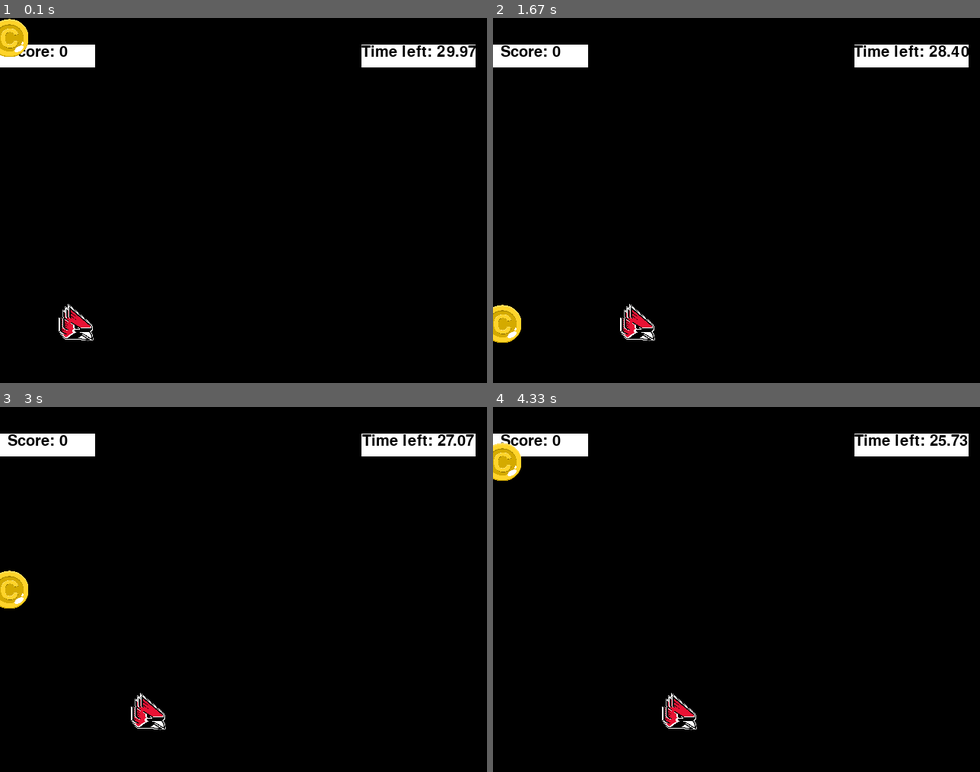
Above: before the commit, frames 1-4 (two rows, left to right).
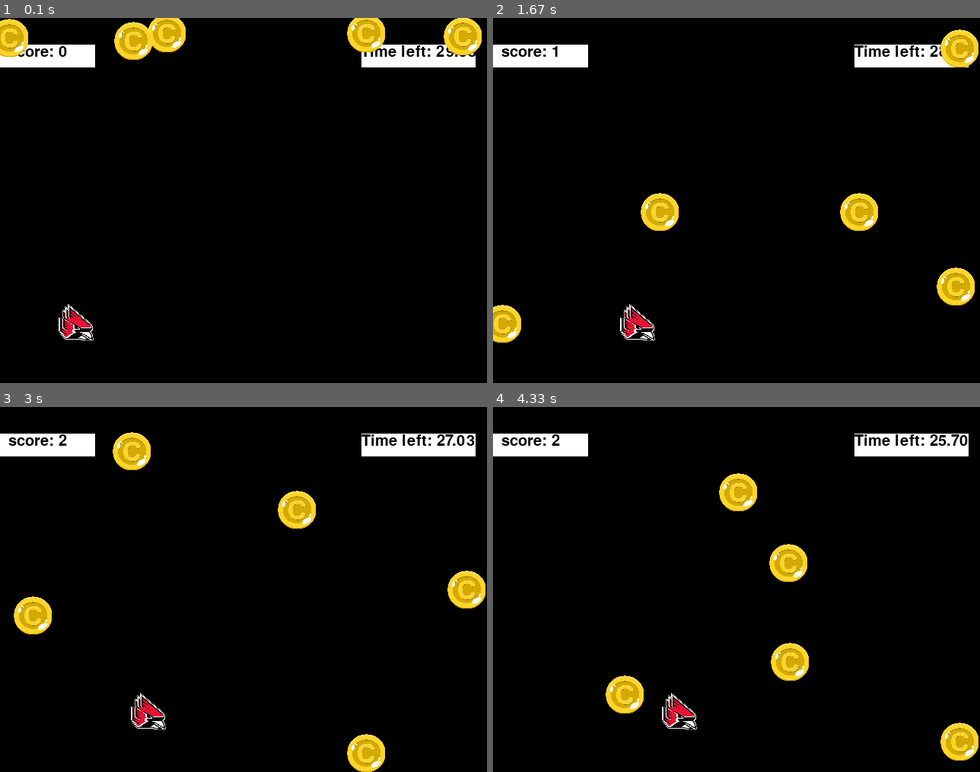
Above: after the commit, the same moments.

Repository: twopiharris/BSU-CS120
Game: pygame game, started from gameEngine/catchTheCash.py
Same seed, same stepped clock (60 frames per second), same inputs: the game is played once before the commit and once after it.
Inputs:
- Up to frame 1 (0.1 s): no input
- Up to frame 2 (1.67 s): hold Right 0.33-0.8 s; hold Right 0.83-1.3 s; hold Left from 1.33 s (still down)
- Up to frame 3 (3 s): release Left at 1.87 s; hold Left 1.9-2.3 s; hold Right 2.33-2.97 s
- Up to frame 4 (4.33 s): hold Left 3-3.47 s; hold Right 3.5-3.97 s; hold Right from 4 s (still down)

The runs differ from the first frame. In frame 1, 2.8% of the frame differs, in the area x 3-99%, y 0-12%; in frame 2, 3.0%; in frame 3, 4.2%, in the area x 0-100%, y 6-100%; in frame 4, 4.0%.

Commit message:
refactor catchTheCash with custom scene

Diff:
--- a/gameEngine/catchTheCash.py
+++ b/gameEngine/catchTheCash.py
@@ -1,6 +1,37 @@
-""" catchTheCash.py """
+""" catchTheCash.py
+    coin image - https://opengameart.org/content/coin-icon
+    coin sound - https://opengameart.org/content/plingy-coin
+"""
 import pygame, simpleGE, random
 
+class Game(simpleGE.Scene):
+    def __init__(self):
+        super().__init__()
+        self.charlie = Charlie(self)
+
+        self.coins = []
+        for i in range(5):
+            self.coins.append(Coin(self))
+
+        self.lblScore = simpleGE.Label()
+        self.lblScore.text = "Score: 0"
+        self.lblScore.center = (50, 50)
+        self.score = 0
+
+        self.lblTime = simpleGE.Label()
+        self.lblTime.text = "Time left: 30"
+        self.lblTime.center = (550, 50)
+
+        self.timer = simpleGE.Timer()
+
+        self.sprites = [self.lblScore, self.lblTime, self.charlie, self.coins]
+
+    def update(self):
+        timeLeft = 30 - self.timer.getElapsedTime()
+        if timeLeft < 0:
+            self.stop()
+        self.lblTime.text = f"Time left: {timeLeft:.2f}"
+        self.lblScore.text = f"score: {self.score}"
 
 class Charlie(simpleGE.BasicSprite):
     """ moves on bottom of screen with arrows """
@@ -32,41 +63,23 @@
         newX = random.randint(0, 640)
         self.x = newX
         self.y = 10
-        self.fallSpeed = random.randint(5,10)
+        self.dy = random.randint(5,10)
+
 
     def checkEvents(self):
-        self.y += self.fallSpeed
-        timeLeft = 30 - self.scene.timer.getElapsedTime()
-        self.scene.lblTime.text = f"Time left: {timeLeft:.2f}"
-        if timeLeft < 0:
-            self.scene.stop()
-
         if self.collidesWith(self.scene.charlie):
             self.scene.score += 1
-            self.scene.lblScore.text = f"score: {self.scene.score}"
             self.coinSound.play()
             self.reset()
 
+    def checkBounds(self):
+        if self.rect.bottom > self.screen.get_height():
+            self.reset()
 
 def main():
-    scene = simpleGE.Scene()
-    scene.charlie = Charlie(scene)
-    scene.coin = Coin(scene)
-
-    scene.lblScore = simpleGE.Label()
-    scene.lblScore.text = "Score: 0"
-    scene.lblScore.center = (50, 50)
-    scene.score = 0
-
-    scene.lblTime = simpleGE.Label()
-    scene.lblTime.text = "Time left: 30"
-    scene.lblTime.center = (550, 50)
-
-    scene.timer = simpleGE.Timer()
-
-    scene.sprites = [scene.lblScore, scene.lblTime, scene.charlie, scene.coin]
-
-    scene.start()
+    game = Game()
+    game.start()
+    print (f"final score: {game.score}")
 
 if __name__ == "__main__":
-  main()
+    main()
